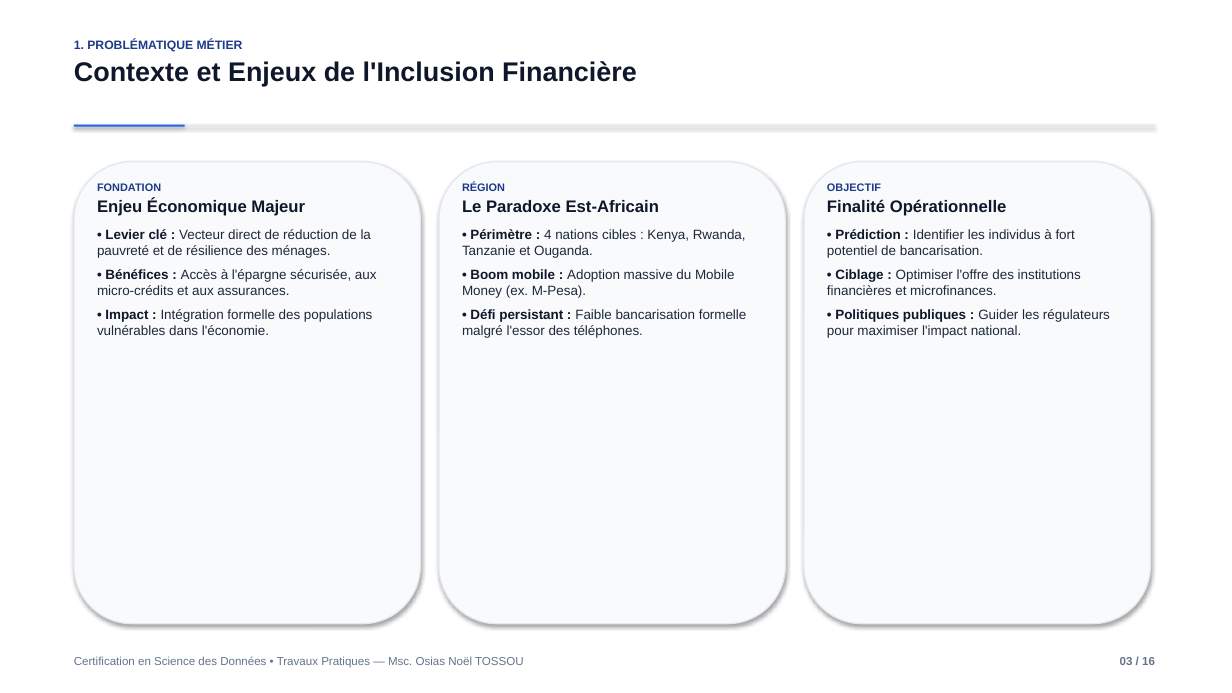
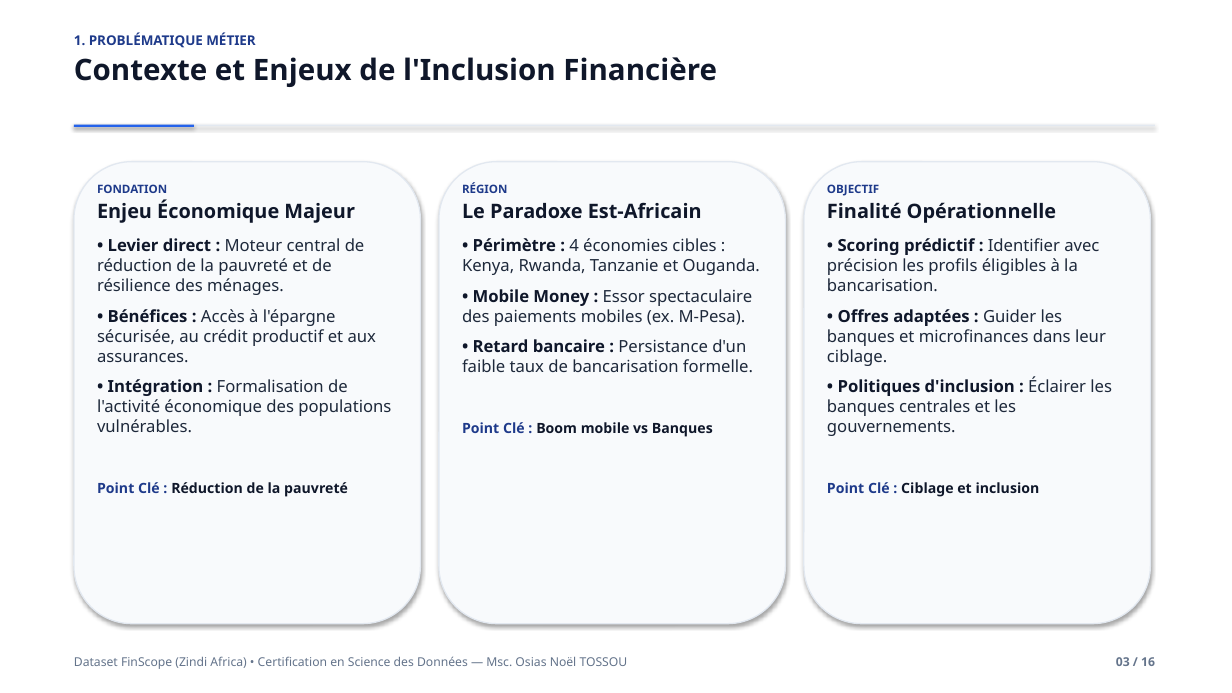
Before and after one commit to OLOUNLAD/Financial-inclusion-africa, a slide deck: slide 3 of Presentation_Soutenance.pptx. Drawn at 1232x693 pixels with LibreOffice and Linux fonts; fonts in the diff are those of the drawing. Boxes give left, top, right and bottom in pixels: in the first picture for what was removed or moved away, otherwise in the second. Text is boxed around its words. In the diff, an @@ line names an element or a change of style, - is before the commit and + after.

Commit message:
Redesign defense slides: highlight FinScope dataset, enlarge typography to 13pt, and balance card proportions

```diff
--- a/Presentation_Soutenance.pptx
+++ b/Presentation_Soutenance.pptx
@@ text "1. PROBLÉMATIQUE MÉTIER" at (x1=74, y1=32, x2=717, y2=87): size 9.5 to 10.5 pt in "1. PROBLÉMATIQUE MÉTIER"; font Arial to Noto Sans; size 21 to 23 pt in "Contexte et Enjeux de l'Inclusion Financière" @@
@@ rectangle resized from (x1=74, y1=125, x2=185, y2=127) to (x1=74, y1=125, x2=194, y2=128) @@
@@ text at (x1=97, y1=184, x2=355, y2=223): size 8.5 to 9 pt in "FONDATION"; font Arial to Noto Sans in "FONDATION", "Enjeu Économique Majeur"; size 13 to 15.5 pt in "Enjeu Économique Majeur"; more space between paragraphs @@
@@ text at (x1=462, y1=182, x2=702, y2=219): size 8.5 to 9 pt in "RÉGION"; font Arial to Noto Sans in "RÉGION", "Le Paradoxe Est-Africain"; size 13 to 15.5 pt in "Le Paradoxe Est-Africain"; more space between paragraphs @@
@@ text at (x1=827, y1=184, x2=1057, y2=223): size 8.5 to 9 pt in "OBJECTIF"; font Arial to Noto Sans in "OBJECTIF", "Finalité Opérationnelle"; size 13 to 15.5 pt in "Finalité Opérationnelle"; more space between paragraphs @@
@@ text at (x1=97, y1=238, x2=391, y2=497): text changed; size 10.5 to 13 pt; font Arial to Noto Sans @@
-• Levier clé : Vecteur direct de réduction de la pauvreté et de résilience des ménages.
-• Bénéfices : Accès à l'épargne sécurisée, aux micro-crédits et aux assurances.
-• Impact : Intégration formelle des populations vulnérables dans l'économie.
+• Levier direct : Moteur central de réduction de la pauvreté et de résilience des ménages.
+• Bénéfices : Accès à l'épargne sécurisée, au crédit productif et aux assurances.
+• Intégration : Formalisation de l'activité économique des populations vulnérables.
+Point Clé : Réduction de la pauvreté
@@ text at (x1=462, y1=238, x2=760, y2=437): text changed; size 10.5 to 13 pt; font Arial to Noto Sans @@
-• Périmètre : 4 nations cibles : Kenya, Rwanda, Tanzanie et Ouganda.
-• Boom mobile : Adoption massive du Mobile Money (ex. M-Pesa).
-• Défi persistant : Faible bancarisation formelle malgré l'essor des téléphones.
+• Périmètre : 4 économies cibles : Kenya, Rwanda, Tanzanie et Ouganda.
+• Mobile Money : Essor spectaculaire des paiements mobiles (ex. M-Pesa).
+• Retard bancaire : Persistance d'un faible taux de bancarisation formelle.
+Point Clé : Boom mobile vs Banques
@@ text at (x1=827, y1=238, x2=1112, y2=497): text changed; size 10.5 to 13 pt; font Arial to Noto Sans @@
-• Prédiction : Identifier les individus à fort potentiel de bancarisation.
-• Ciblage : Optimiser l'offre des institutions financières et microfinances.
-• Politiques publiques : Guider les régulateurs pour maximiser l'impact national.
+• Scoring prédictif : Identifier avec précision les profils éligibles à la bancarisation.
+• Offres adaptées : Guider les banques et microfinances dans leur ciblage.
+• Politiques d'inclusion : Éclairer les banques centrales et les gouvernements.
+Point Clé : Ciblage et inclusion
@@ text at (x1=74, y1=656, x2=628, y2=669): text changed; size 9 to 9.5 pt; font Arial to Noto Sans @@
-Certification en Science des Données • Travaux Pratiques — Msc. Osias Noël TOSSOU
+Dataset FinScope (Zindi Africa) • Certification en Science des Données — Msc. Osias Noël TOSSOU
@@ text "03 / 16" at (x1=1116, y1=657, x2=1155, y2=666): size 9 to 9.5 pt, font Arial to Noto Sans @@
```
Also in this commit, not shown: 15 other slides changed, 2 other files.
